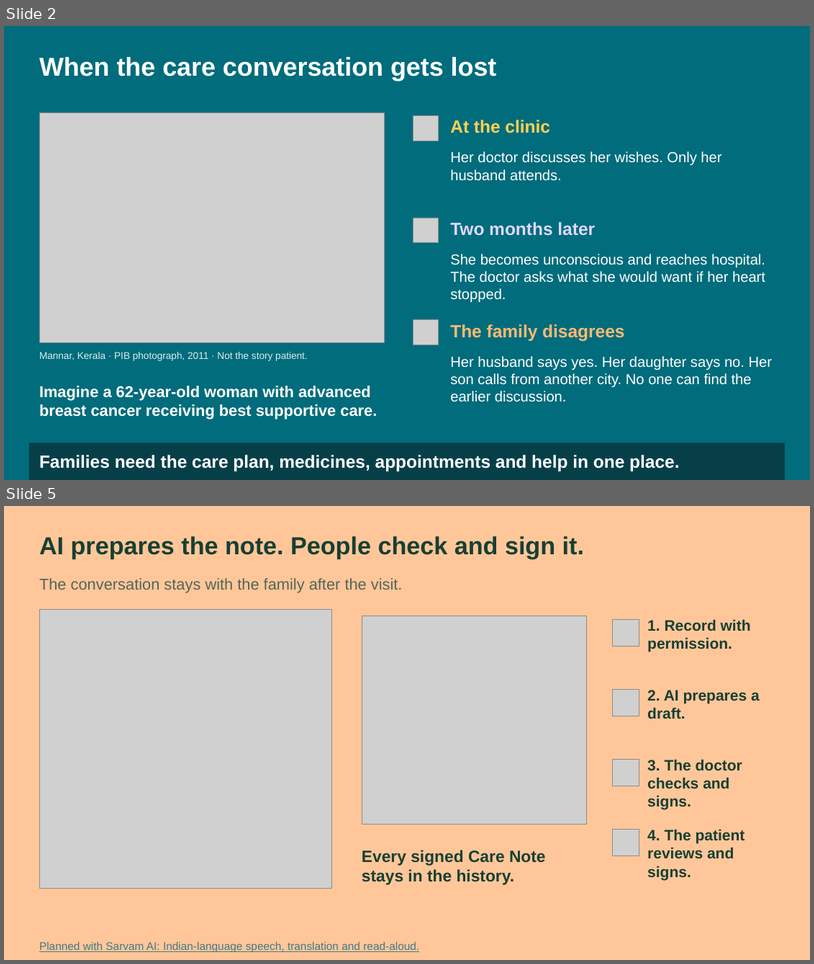
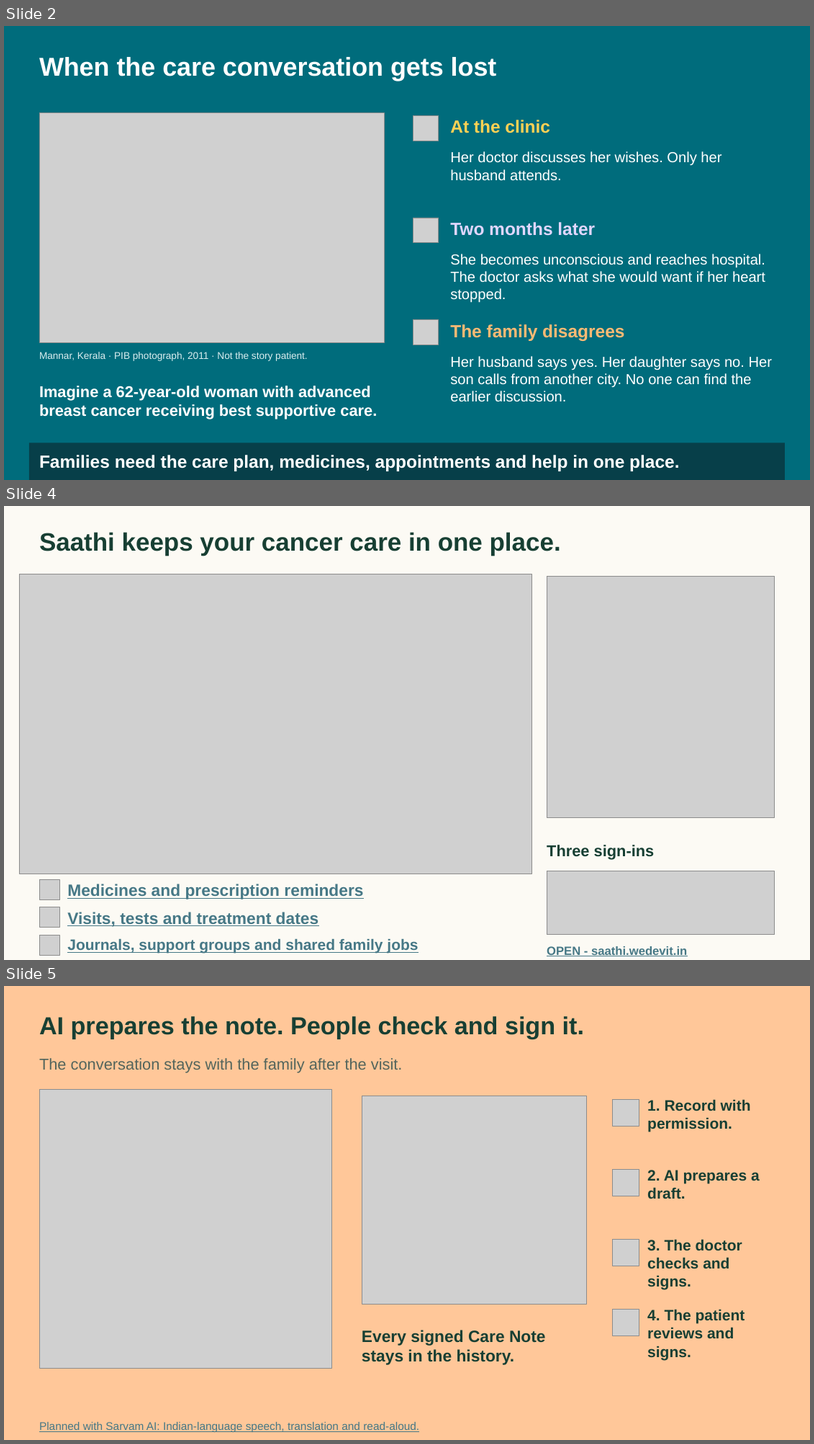
Before and after one commit to basithladdu/healthathon, a slide deck: submission/Saathi_Healthathon_Final.pptx. Shown one above the other, each under a label of ours: slides 2 and 5 before the commit, slides 2, 4 and 5 after it; the slides between them are not shown. The pictures are 814x964 and 814x1444 pixels, drawn with LibreOffice and Linux fonts; fonts in the diff are those of the drawing; grey boxes stand for pictures. Boxes give left, top, right and bottom in pixels: in the first picture for what was removed or moved away, otherwise in the second. Text is boxed around its words. In the diff, an @@ line names an element or a change of style, - is before the commit and + after.

Commit message:
Restore daily family support and live care map in pitch deck

```diff
--- a/submission/Saathi_Healthathon_Final.pptx
+++ b/submission/Saathi_Healthathon_Final.pptx
@@ slide 4 added at [4, 506, 810, 960], background #FCFAF4 @@
@@ text added at [39, 532, 561, 556], 30 pt, text #173F33, bold @@
+Saathi keeps your cancer care in one place.
@@ picture added at [19, 574, 532, 874] @@
@@ picture added at [548, 576, 775, 818] @@
@@ text added at [547, 844, 655, 860], 18.8 pt, text #173F33, bold @@
+Three sign-ins
@@ picture added at [548, 871, 775, 934] @@
@@ picture added at [39, 879, 59, 899] @@
@@ text added at [67, 883, 363, 899], 19.5 pt, text #467886, bold, underline @@
+Medicines and prescription reminders
@@ picture added at [39, 906, 59, 926] @@
@@ text added at [67, 911, 319, 926], 19.5 pt, text #467886, bold, underline @@
+Visits, tests and treatment dates
@@ picture added at [39, 934, 59, 955] @@
@@ text added at [67, 939, 418, 953], 18 pt, text #467886, bold, underline @@
+Journals, support groups and shared family jobs
@@ text added at [547, 946, 687, 956], 14.2 pt, text #467886, bold, underline @@
+OPEN - saathi.wedevit.in
```
Also in this commit, not shown: 1 slide changed, 1 other slide added, 2 slides removed, 14 other files.
